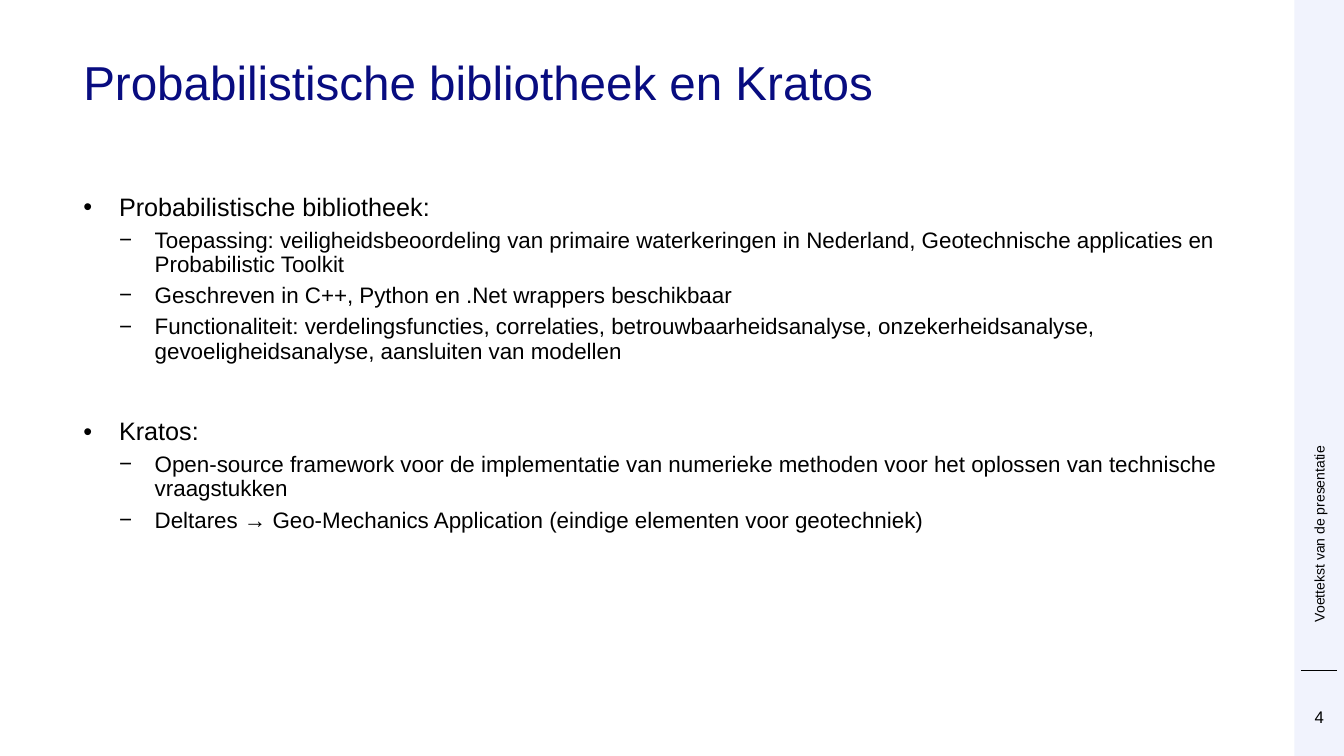
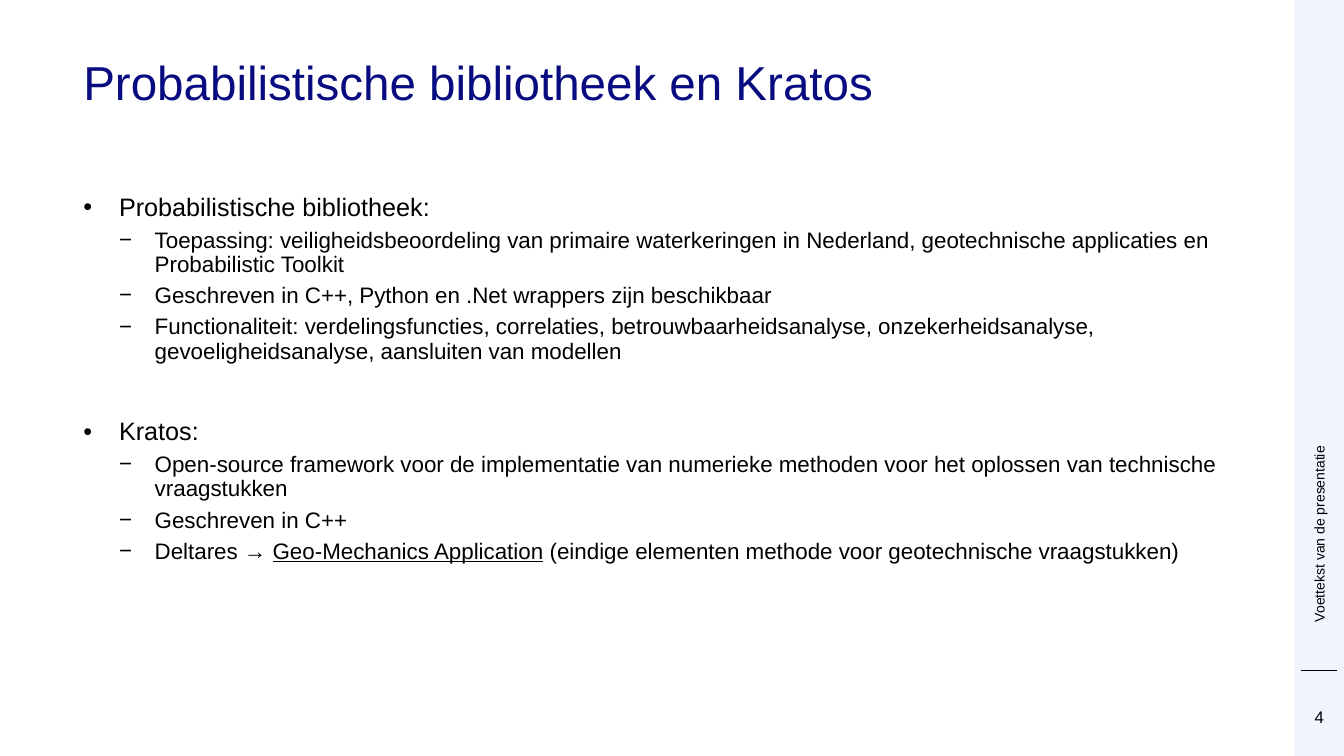
Before and after one commit to Deltares/ProbabilisticLibrary, a slide deck: slide 4 of sources/Deltares.Probabilistic.PWrapper.Examples/kratos/Prob Kratos DSD.pptx. Drawn at 1344x756 pixels with LibreOffice and Linux fonts; fonts in the diff are those of the drawing; background and template pictures are left out. Boxes give left, top, right and bottom in pixels: in the first picture for what was removed or moved away, otherwise in the second. Text is boxed around its words. In the diff, an @@ line names an element or a change of style, - is before the commit and + after.

```diff
--- a/sources/Deltares.Probabilistic.PWrapper.Examples/kratos/Prob Kratos DSD.pptx
+++ b/sources/Deltares.Probabilistic.PWrapper.Examples/kratos/Prob Kratos DSD.pptx
@@ text at [155, 231, 1209, 308]: text changed @@
-  − Toepassing: veiligheidsbeoordeling van primaire waterkeringen in Nederland, Geotechnische applicaties en Probabilistic Toolkit
-  − Geschreven in C++, Python en .Net wrappers beschikbaar
+  − Toepassing: veiligheidsbeoordeling van primaire waterkeringen in Nederland, geotechnische applicaties en Probabilistic Toolkit
+  − Geschreven in C++, Python en .Net wrappers zijn beschikbaar
@@ text at [155, 511, 1179, 564]: text changed @@
-  − Deltares → Geo-Mechanics Application (eindige elementen voor geotechniek)
+  − Geschreven in C++
+  − Deltares → Geo-Mechanics Application (eindige elementen methode voor geotechnische vraagstukken)
```
Also in this commit, not shown: 15 other slides changed, 3 slides added.
